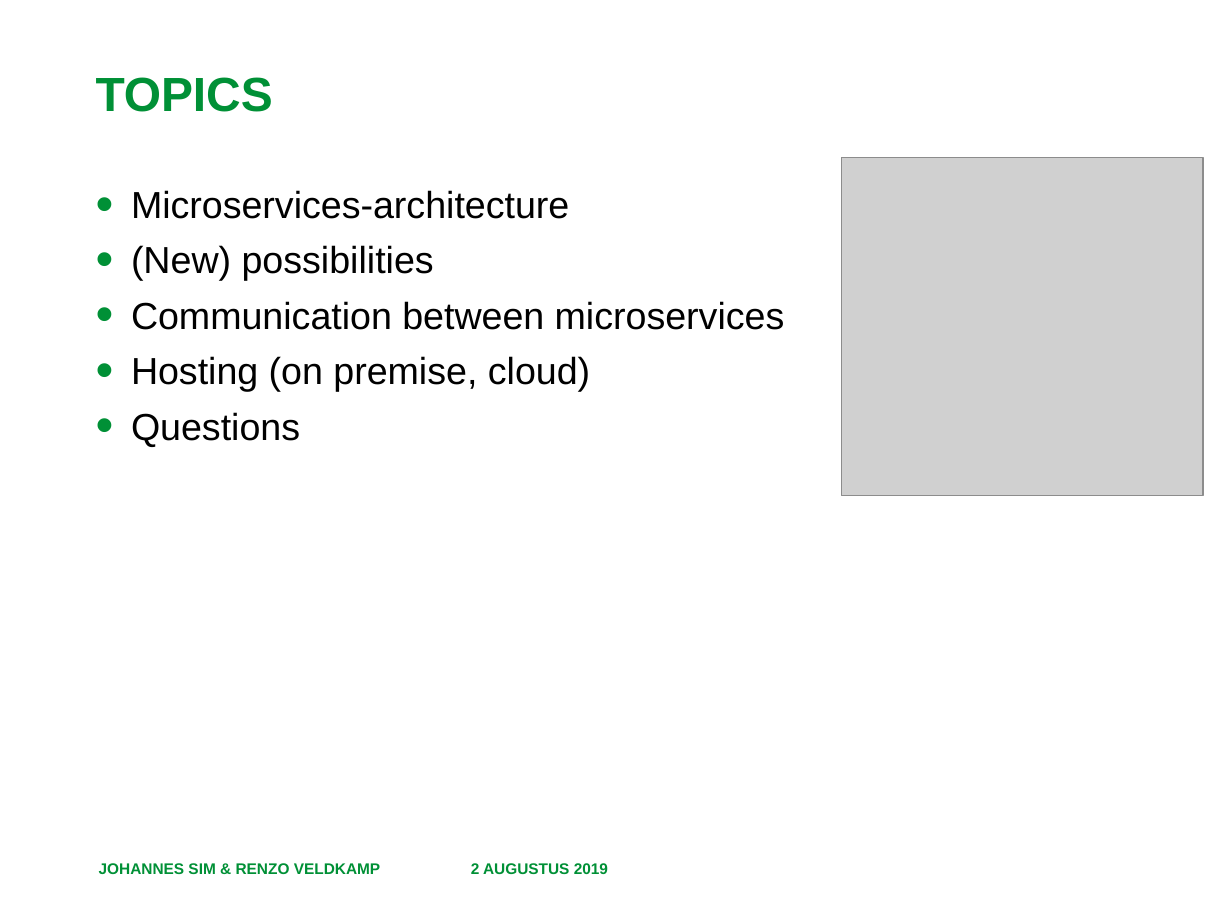
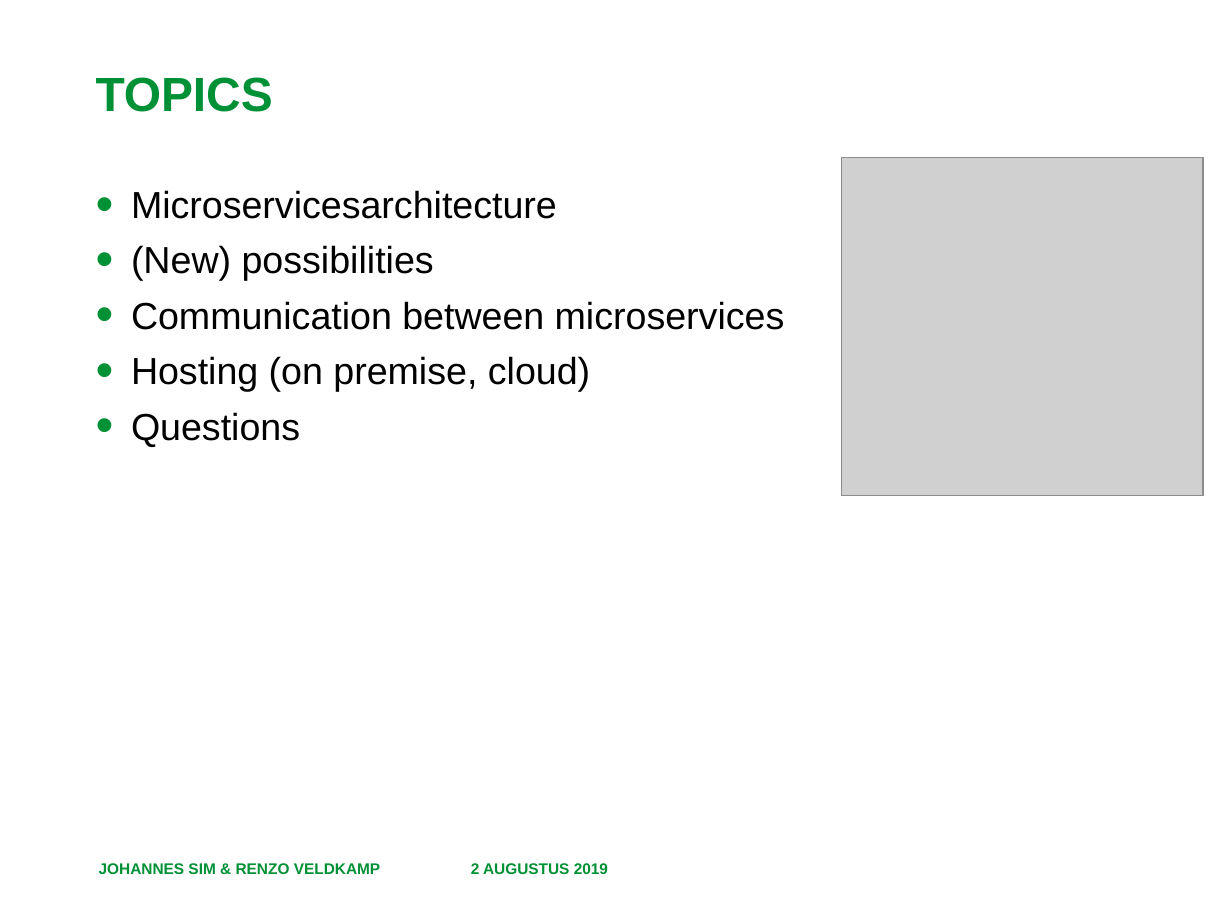
Before and after one commit to RenzoVeldkamp/MicroContainer, a slide deck: slide 3 of Presentatie/Microservices 101 20190802.pptx. Drawn at 1232x924 pixels with LibreOffice and Linux fonts; fonts in the diff are those of the drawing; grey boxes stand for pictures; background and template pictures are left out. Boxes give left, top, right and bottom in pixels: in the first picture for what was removed or moved away, otherwise in the second. Text is boxed around its words. In the diff, an @@ line names an element or a change of style, - is before the commit and + after.

Commit message:
updates for microservices 101, 102 and 103

```diff
--- a/Presentatie/Microservices 101 20190802.pptx
+++ b/Presentatie/Microservices 101 20190802.pptx
@@ text at (131,190,557,219): text changed @@
-• Microservices-architecture
+• Microservicesarchitecture
```
Also in this commit, not shown: 1 other slide changed, 6 other files.
